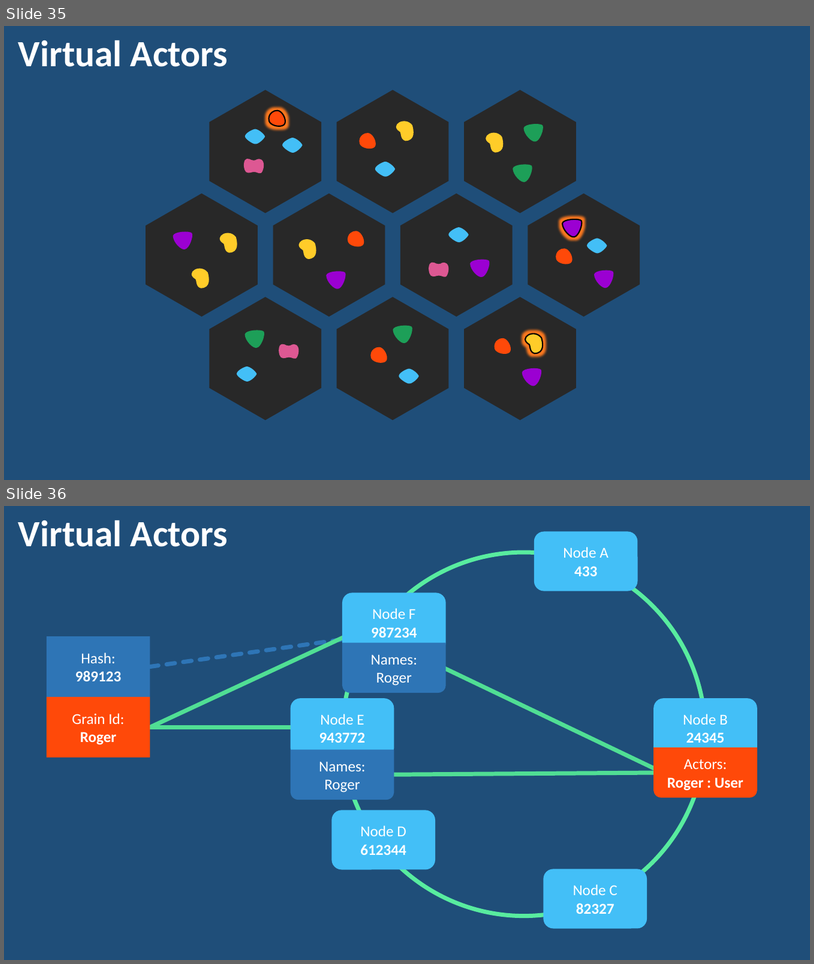
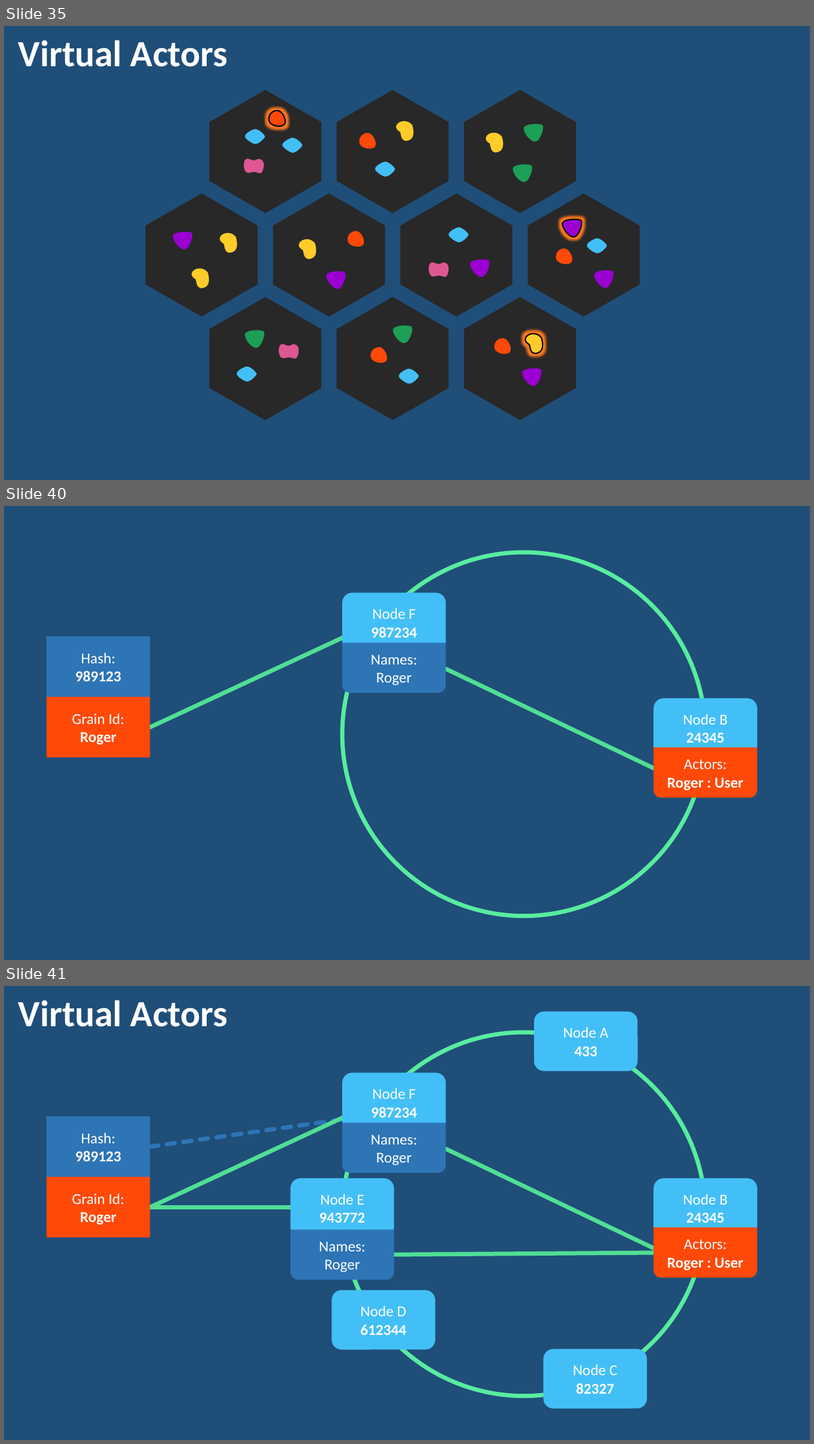
Before and after one commit to rogeralsing/Presentations, a slide deck: FailingGracefully/QConSP/failingactors.pptx. Shown one above the other, each under a label of ours: slides 35 and 36 before the commit, slides 35, 40 and 41 after it; the slides between them are not shown. The pictures are 814x964 and 814x1444 pixels, drawn with LibreOffice and Linux fonts; fonts in the diff are those of the drawing. Boxes give left, top, right and bottom in pixels: in the first picture for what was removed or moved away, otherwise in the second. Text is boxed around its words. In the diff, an @@ line names an element or a change of style, - is before the commit and + after.

```diff
--- a/FailingGracefully/QConSP/failingactors.pptx
+++ b/FailingGracefully/QConSP/failingactors.pptx
@@ slide 40 added at [4,506,810,960], background #1F4E79 @@
@@ ellipse added at [343,552,707,916], outline #58EC9F 5 pt @@
@@ rounded rectangle added at [343,592,446,652], fill #43BFF7, 18 pt, text #FFFFFF, bold @@
+Node F
+987234
@@ rectangle added at [47,636,150,697], fill #2E75B6, 18 pt, text #FFFFFF, bold @@
+Hash:
+989123
@@ line added from (150, 727) to (346, 636), #50DE94 5 pt @@
@@ freeform shape added at [343,643,446,693], fill #2E75B6, 18 pt, text #FFFFFF @@
+Names:
+Roger
@@ line added from (433, 663) to (666, 774), #50DE94 5 pt @@
@@ rectangle added at [47,697,150,757], fill #FF4909, 18 pt, text #FFFFFF @@
+Grain Id:
+Roger
@@ rounded rectangle added at [654,699,758,757], fill #43BFF7, 18 pt, text #FFFFFF @@
+Node B
+24345
@@ freeform shape added at [654,747,758,798], fill #FF4909, 18 pt, text #FFFFFF, bold @@
+Actors:
+Roger : User
@@ what was slide 36 is now slide 41 @@
```
Also in this commit, not shown: 6 other slides added, 7 other files.
